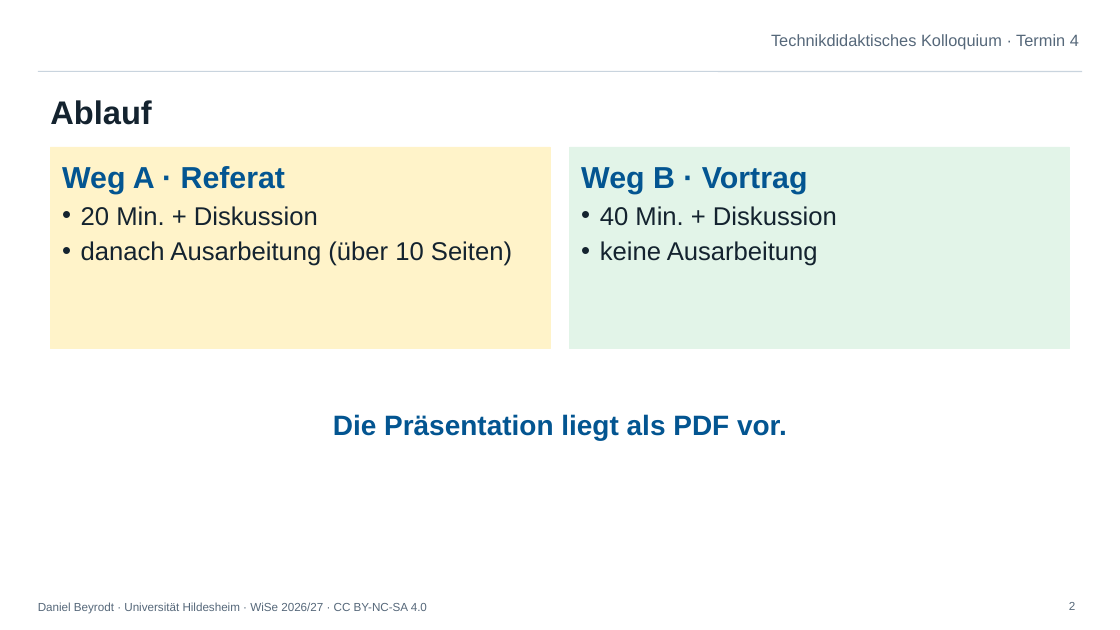
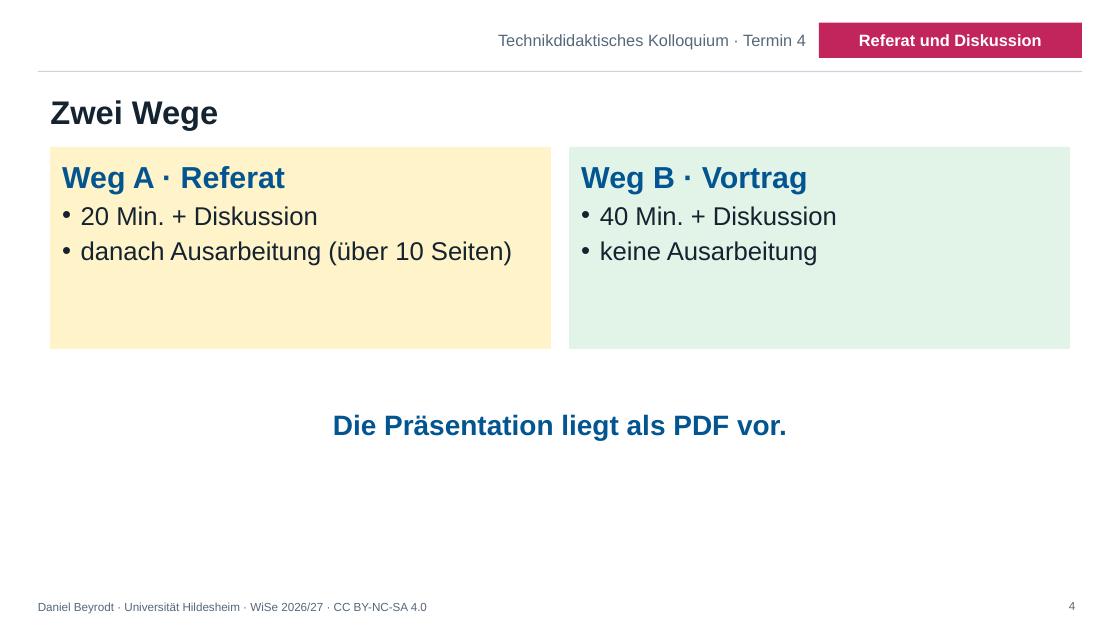
Before and after one commit to deinTechniklehrer/Uni-Hildesheim, a slide deck: slide 4 of technikdidaktisches-kolloquium/praesentationen/TdK_Termin-4_Referat-und-Diskussion.pptx (slide 2 before the commit). Drawn at 1120x630 pixels with LibreOffice and Linux fonts; fonts in the diff are those of the drawing; background and template pictures are left out. Boxes give left, top, right and bottom in pixels: in the first picture for what was removed or moved away, otherwise in the second. Text is boxed around its words. In the diff, an @@ line names an element or a change of style, - is before the commit and + after.

```diff
--- a/technikdidaktisches-kolloquium/praesentationen/TdK_Termin-4_Referat-und-Diskussion.pptx
+++ b/technikdidaktisches-kolloquium/praesentationen/TdK_Termin-4_Referat-und-Diskussion.pptx
@@ text "Technikdidaktisches Kolloquium · Termin 4": place and size @@
-text "Technikdidaktisches Kolloquium · Termin 4" at <box>771,34,1079,49</box>
+text "Technikdidaktisches Kolloquium · Termin 4" at <box>498,34,806,49</box>
@@ rectangle added at <box>819,23,1082,58</box>, fill #C2255C, 14 pt, text #FFFFFF, bold @@
+Referat und Diskussion
@@ text at <box>50,100,218,130</box>: text changed @@
-Ablauf
+Zwei Wege
@@ page number at <box>1069,602,1075,610</box>: text changed @@
-2
+4
```
Also in this commit, not shown: 5 other slides changed, 3 slides added, 8 other files.
